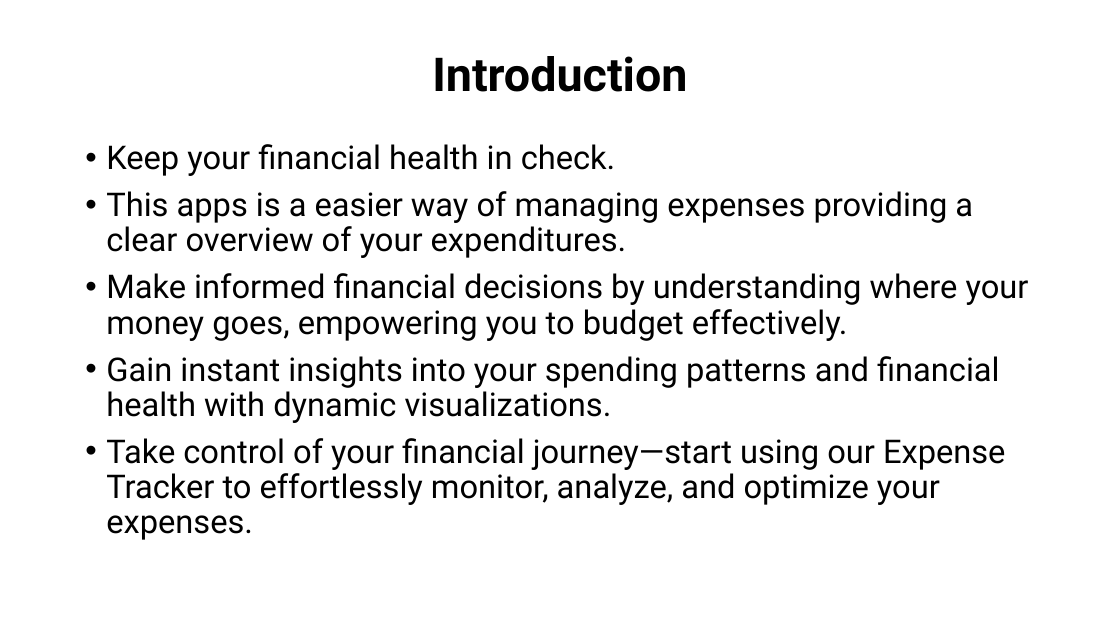
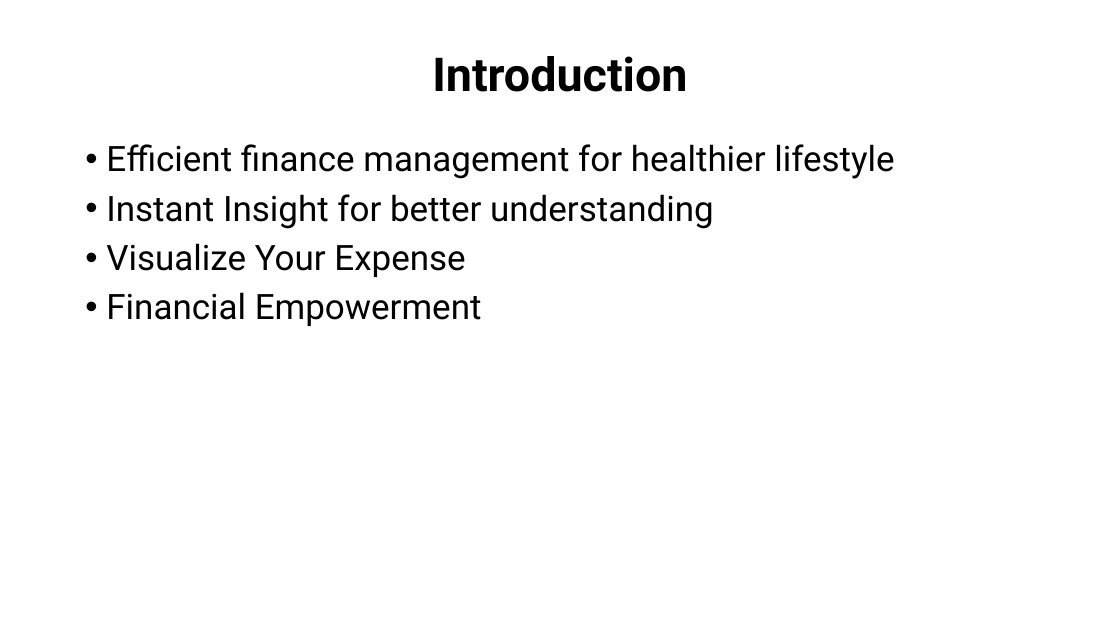
Before and after one commit to Vijaiey88/Scifor_Technologies_Work, a slide deck: slide 2 of Project1/Expense_tracker/Project1.pptx. Drawn at 1120x630 pixels with LibreOffice and Linux fonts; fonts in the diff are those of the drawing. Boxes give left, top, right and bottom in pixels: in the first picture for what was removed or moved away, otherwise in the second. Text is boxed around its words. In the diff, an @@ line names an element or a change of style, - is before the commit and + after.

```diff
--- a/Project1/Expense_tracker/Project1.pptx
+++ b/Project1/Expense_tracker/Project1.pptx
@@ text at <box>106,144,894,326</box>: text changed; size 28 to 30 pt @@
-• Keep your financial health in check.
-• This apps is a easier way of managing expenses providing a clear overview of your expenditures.
-• Make informed financial decisions by understanding where your money goes, empowering you to budget effectively.
-• Gain instant insights into your spending patterns and financial health with dynamic visualizations.
-• Take control of your financial journey—start using our Expense Tracker to effortlessly monitor, analyze, and optimize your expenses.
+• Efficient finance management for healthier lifestyle
+• Instant Insight for better understanding
+• Visualize Your Expense
+• Financial Empowerment
```
Also in this commit, not shown: 3 other slides changed, 2 other files.
